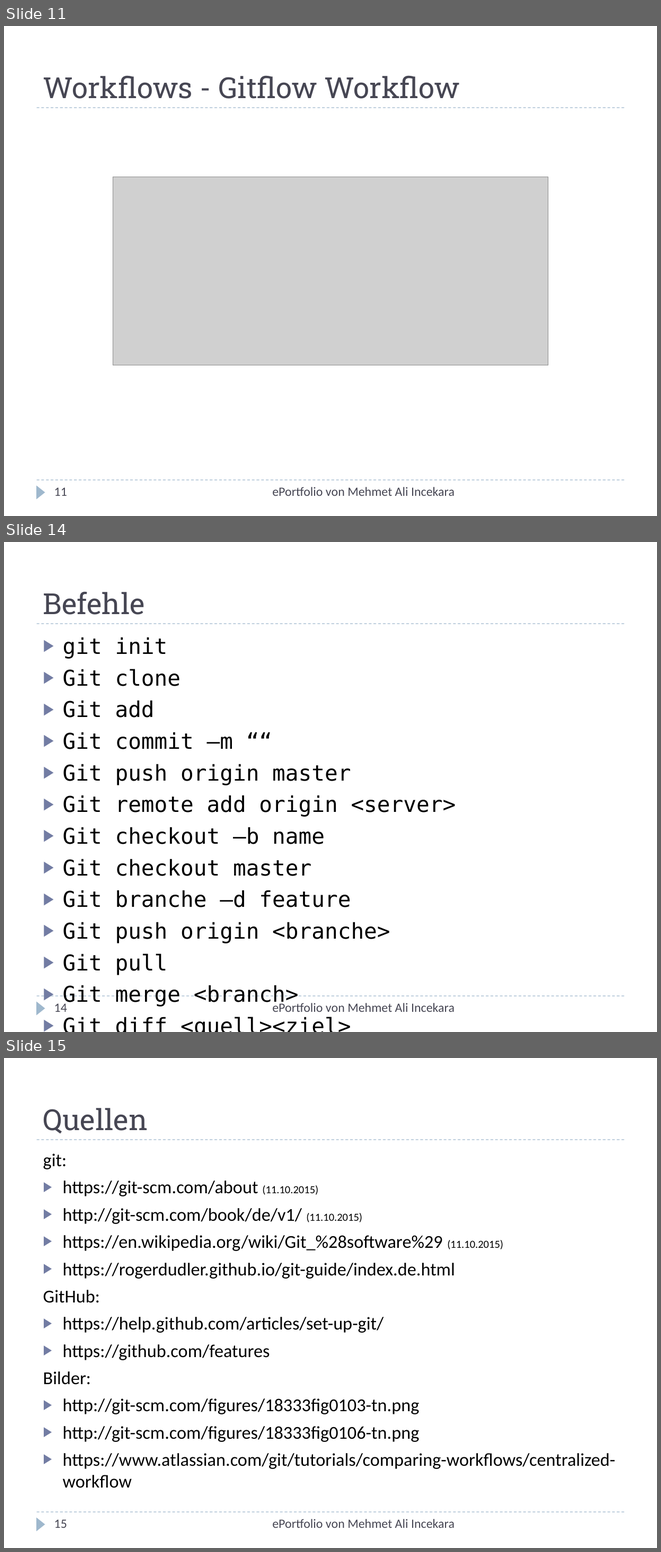
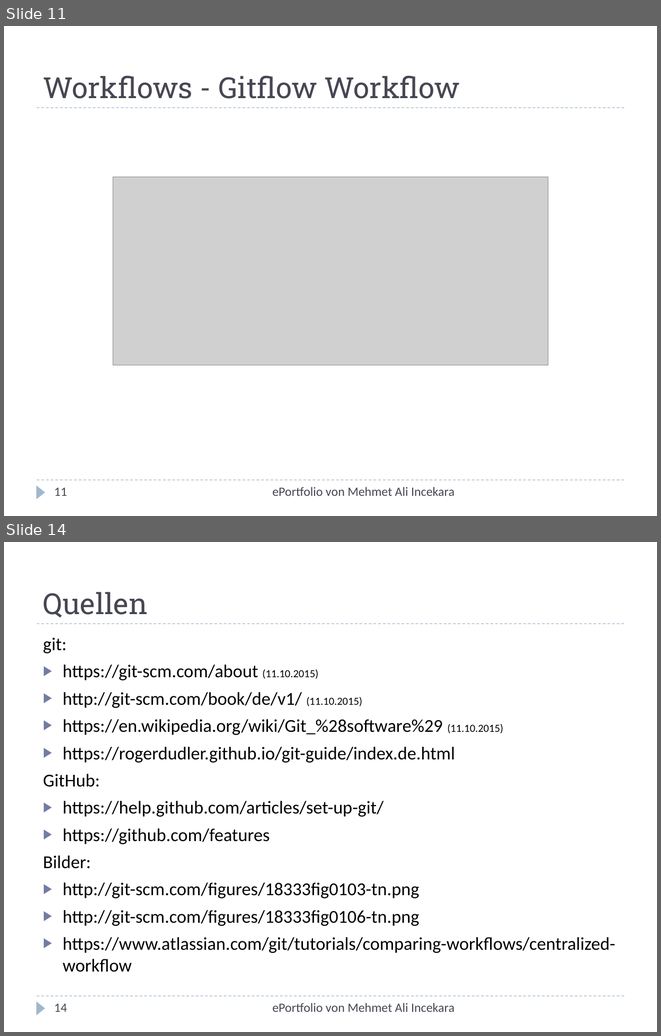
Before and after one commit to xnappy/ePortfolio, a slide deck: Git-und-GitHub.pptx. Shown one above the other, each under a label of ours: slides 11, 14 and 15 before the commit, slides 11 and 14 after it; the slides between them are not shown. The pictures are 661x1552 and 661x1036 pixels, drawn with LibreOffice and Linux fonts; fonts in the diff are those of the drawing; grey boxes stand for pictures. Boxes give left, top, right and bottom in pixels: in the first picture for what was removed or moved away, otherwise in the second. Text is boxed around its words. In the diff, an @@ line names an element or a change of style, - is before the commit and + after.

```diff
--- a/Git-und-GitHub.pptx
+++ b/Git-und-GitHub.pptx
@@ slide 14 removed at (4,542,657,1032), background #FFFFFF; not listed: 3 template elements that a slide beside it also shows @@
@@ title removed at (43,591,145,615) @@
-Befehle
@@ text removed at (63,637,456,1007) @@
-▶ git init
-▶ Git clone
-▶ Git add
-▶ Git commit –m ““
-▶ Git push origin master
-▶ Git remote add origin <server>
-▶ Git checkout –b name
-▶ Git checkout master
-▶ Git branche –d feature
-▶ Git push origin <branche>
-▶ Git pull
-▶ Git merge <branch>
-▶ Git diff <quell><ziel>
@@ text removed at (272,1001,454,1012) @@
-ePortfolio von Mehmet Ali Incekara
@@ page number removed at (54,1003,67,1012) @@
-14
@@ what was slide 15 is now slide 14 @@
@@ page number at (54,1003,67,1012): text changed @@
-15
+14
```
Also in this commit, not shown: 2 slides changed.
